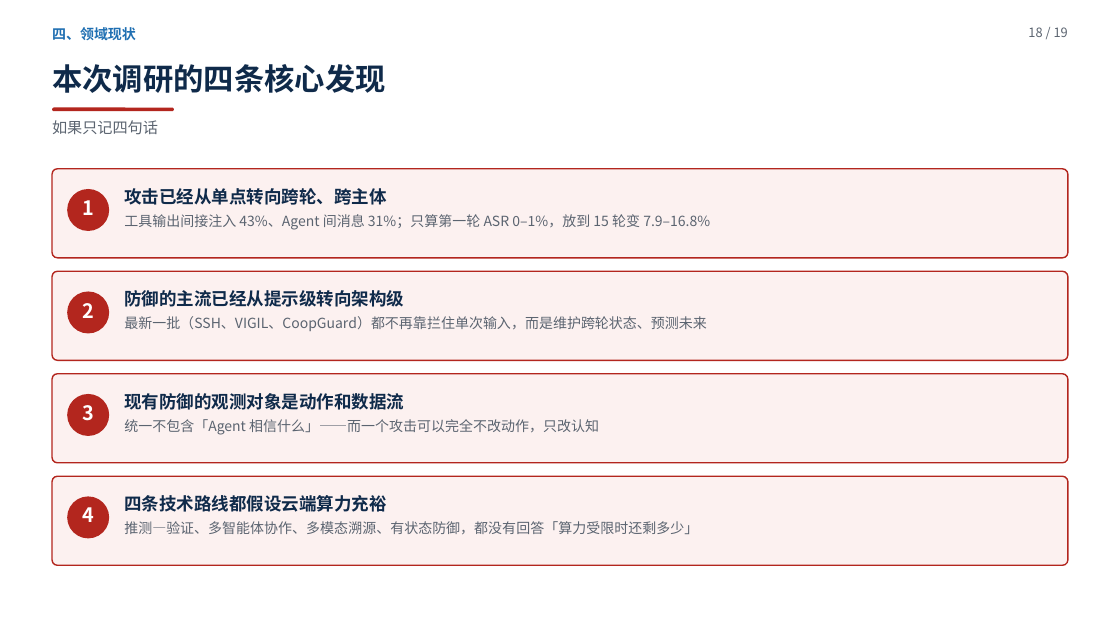
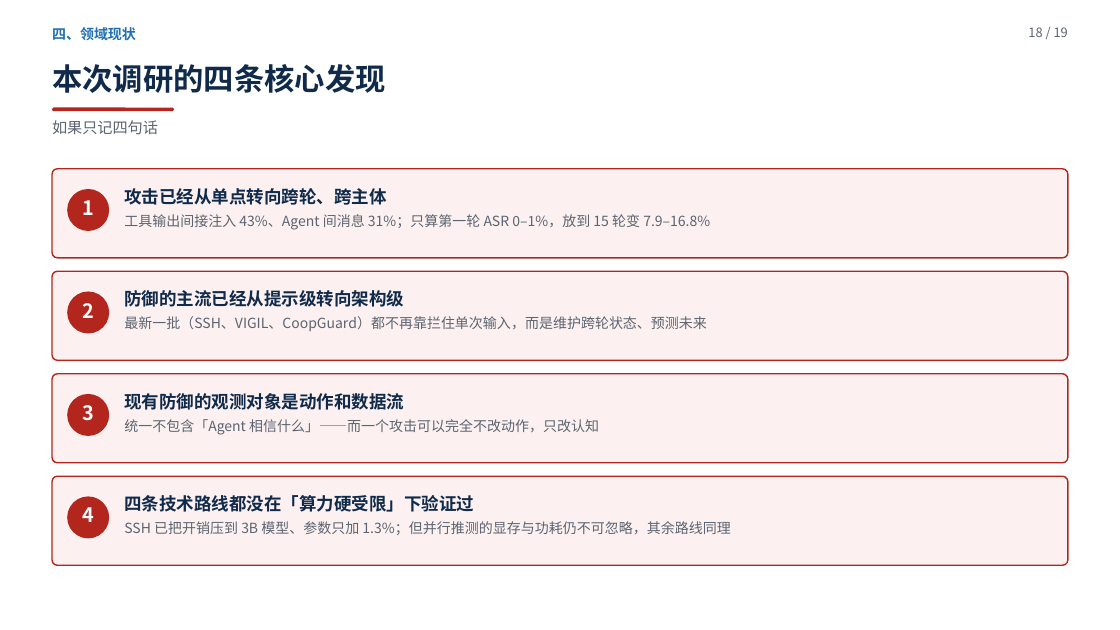
Before and after one commit to yiiiiiii1/multi-agent-remote-sensing, a slide deck: slide 18 of 阶段2-卫星多智能体防御/presentations/新方向调研汇报.pptx. Drawn at 1120x630 pixels with LibreOffice and Linux fonts; fonts in the diff are those of the drawing. Boxes give left, top, right and bottom in pixels: in the first picture for what was removed or moved away, otherwise in the second. Text is boxed around its words. In the diff, an @@ line names an element or a change of style, - is before the commit and + after.

Commit message:
读完 SSH 全文：P11 换成真实机制与数字（三模拟器/Beam Search/ASR 0%/3B+1.3%）、P14 加脚注（全文无 belief 概念）、P17 与 P18 的算力表述改成更准确的版本；更新阅读清单

```diff
--- a/阶段2-卫星多智能体防御/presentations/新方向调研汇报.pptx
+++ b/阶段2-卫星多智能体防御/presentations/新方向调研汇报.pptx
@@ text at (124,495,730,535): text changed @@
-四条技术路线都假设云端算力充裕
-推测—验证、多智能体协作、多模态溯源、有状态防御，都没有回答「算力受限时还剩多少」
+四条技术路线都没在「算力硬受限」下验证过
+SSH 已把开销压到 3B 模型、参数只加 1.3%；但并行推测的显存与功耗仍不可忽略，其余路线同理
```
Also in this commit, not shown: 4 other slides changed, 4 other files.
